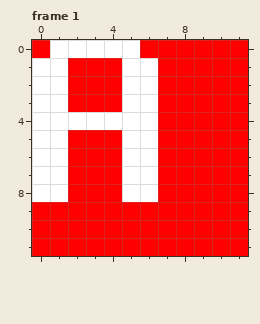
Two versions of one pixel-art file, koi-gen/src/main/resources/images/uppercase/uppercase.aseprite. This is how it looked before the edit.
12x12 pixels, 26 frames. Shown: frame 1.
New version:
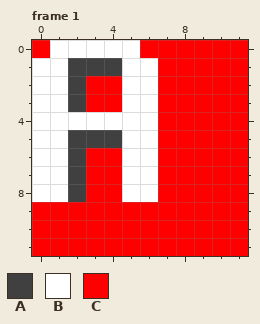
Palette (. is transparent): A #404040  B #ffffff  C #ff0000
Changes in this commit:
Frame 1, layer "Layer 2":
y 1: x 2..4 CCC -> AAA
y 2..3: x 2 C -> A
y 5: x 2..4 CCC -> AAA
y 6..8: x 2 C -> A
Pixel boxes of the changes (left, top, right, bottom) in both pictures:
changed: (68, 58, 122, 202)
